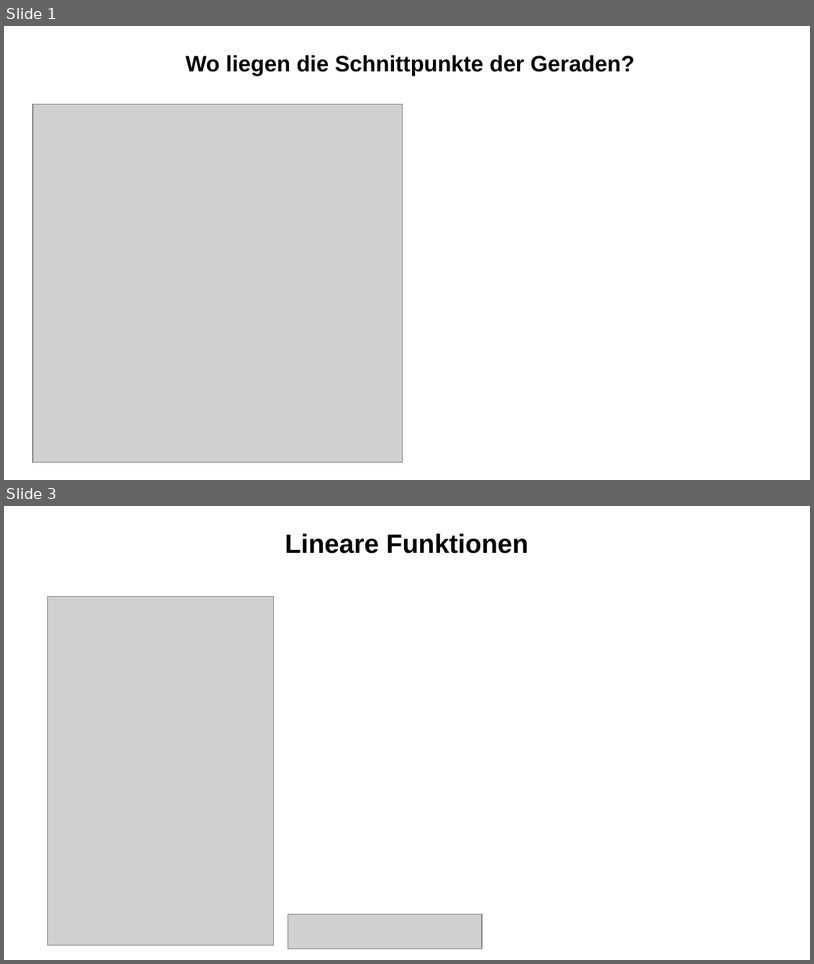
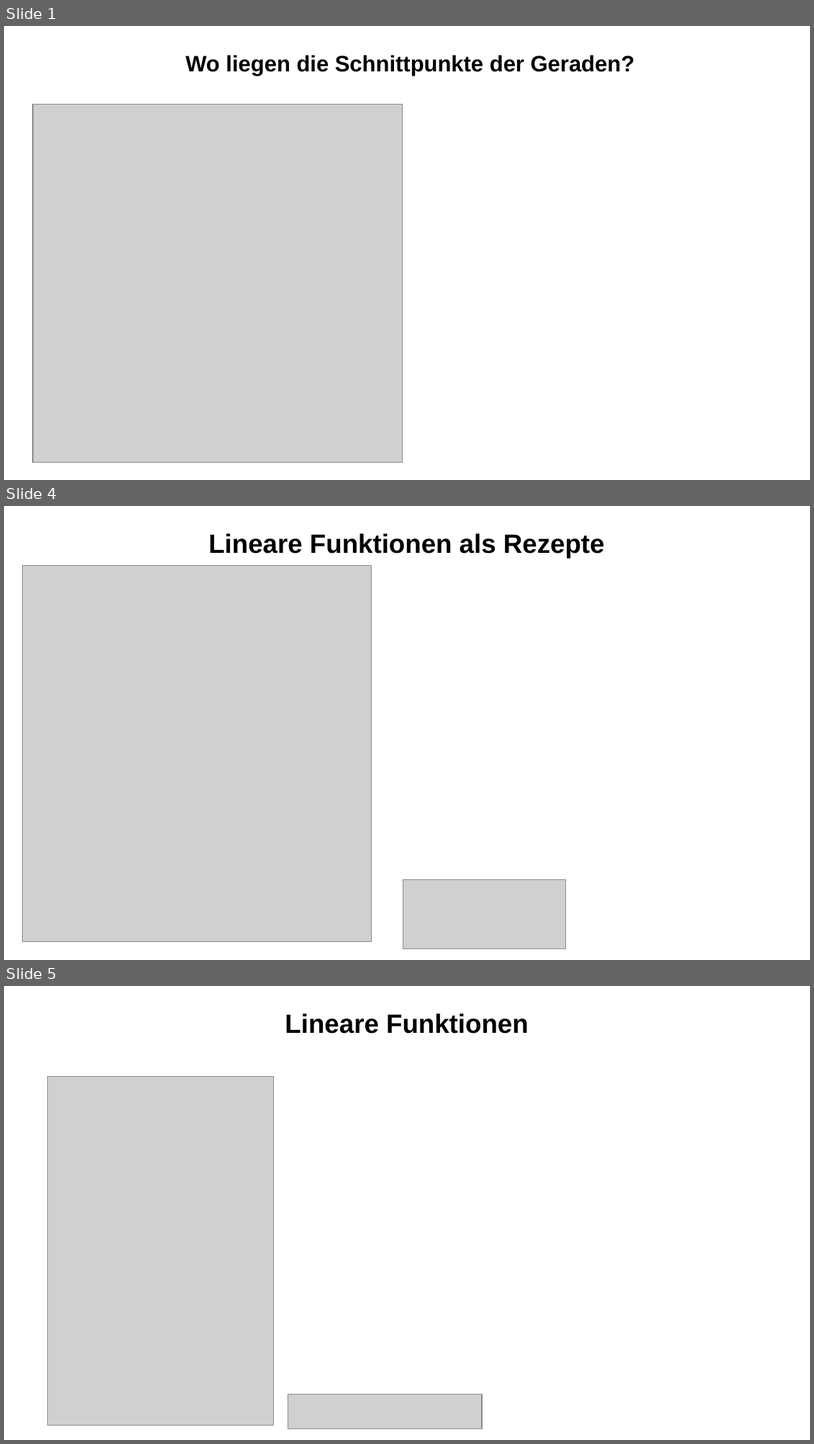
Before and after one commit to bearums/teaching, a slide deck: B5/Mathe/2024/D12/ZP/07-Lineare-Gleichungssysteme/LGS.odp. Shown one above the other, each under a label of ours: slides 1 and 3 before the commit, slides 1, 4 and 5 after it; the slides between them are not shown. The pictures are 814x964 and 814x1444 pixels, drawn with LibreOffice and Linux fonts; fonts in the diff are those of the drawing; grey boxes stand for pictures. Boxes give left, top, right and bottom in pixels: in the first picture for what was removed or moved away, otherwise in the second. Text is boxed around its words. In the diff, an @@ line names an element or a change of style, - is before the commit and + after.

```diff
--- a/B5/Mathe/2024/D12/ZP/07-Lineare-Gleichungssysteme/LGS.odp
+++ b/B5/Mathe/2024/D12/ZP/07-Lineare-Gleichungssysteme/LGS.odp
@@ slide 4 added at (x1=4, y1=506, x2=810, y2=960), background #FFFFFF @@
@@ title added at (x1=208, y1=533, x2=605, y2=558), 26 pt, text #000000, bold @@
+Lineare Funktionen als Rezepte
@@ picture added at (x1=22, y1=565, x2=372, y2=942) @@
@@ picture added at (x1=404, y1=879, x2=567, y2=949) @@
@@ what was slide 3 is now slide 5 @@
```
Also in this commit, not shown: 1 slide changed, 1 other slide added, 10 other files.
